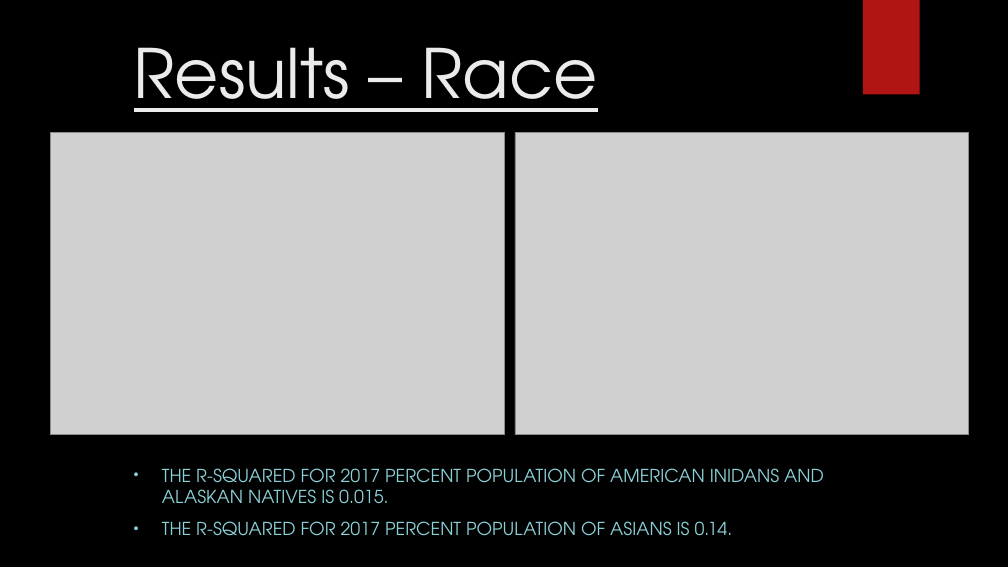
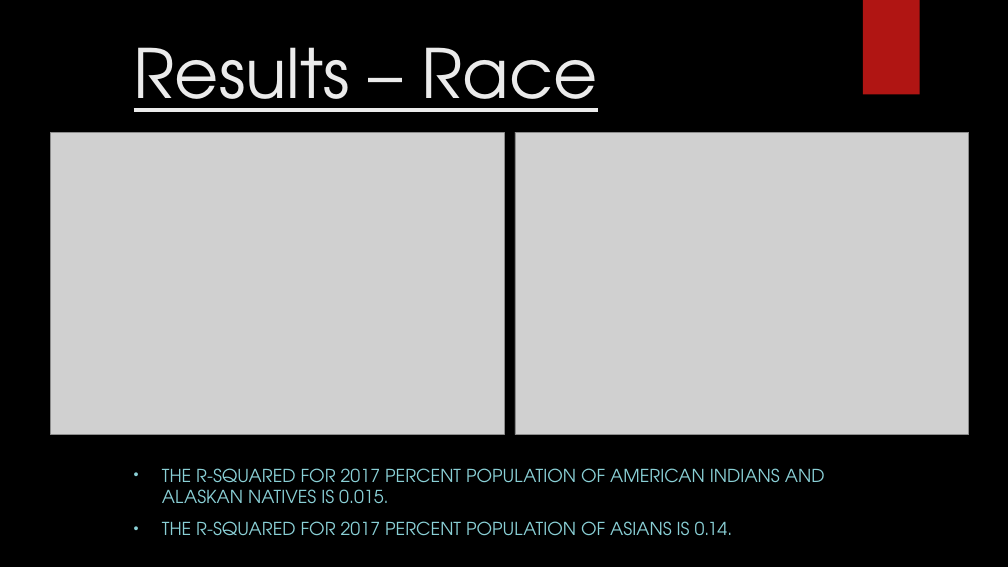
Before and after one commit to Falcon-d/Project-1-Broadband-Access, a slide deck: slide 10 of Project 1 Deck.pptx. Drawn at 1008x567 pixels with LibreOffice and Linux fonts; fonts in the diff are those of the drawing; grey boxes stand for pictures; background and template pictures are left out. Boxes give left, top, right and bottom in pixels: in the first picture for what was removed or moved away, otherwise in the second. Text is boxed around its words. In the diff, an @@ line names an element or a change of style, - is before the commit and + after.

```diff
--- a/Project 1 Deck.pptx
+++ b/Project 1 Deck.pptx
@@ subtitle at bbox=[162, 468, 825, 503]: text changed @@
-• THE R-SQUARED FOR 2017 PERCENT POPULATION OF AMERICAN INIDANS AND ALASKAN NATIVES IS 0.015.
+• THE R-SQUARED FOR 2017 PERCENT POPULATION OF AMERICAN INDIANS AND ALASKAN NATIVES IS 0.015.
```
Also in this commit, not shown: 4 other slides changed.
